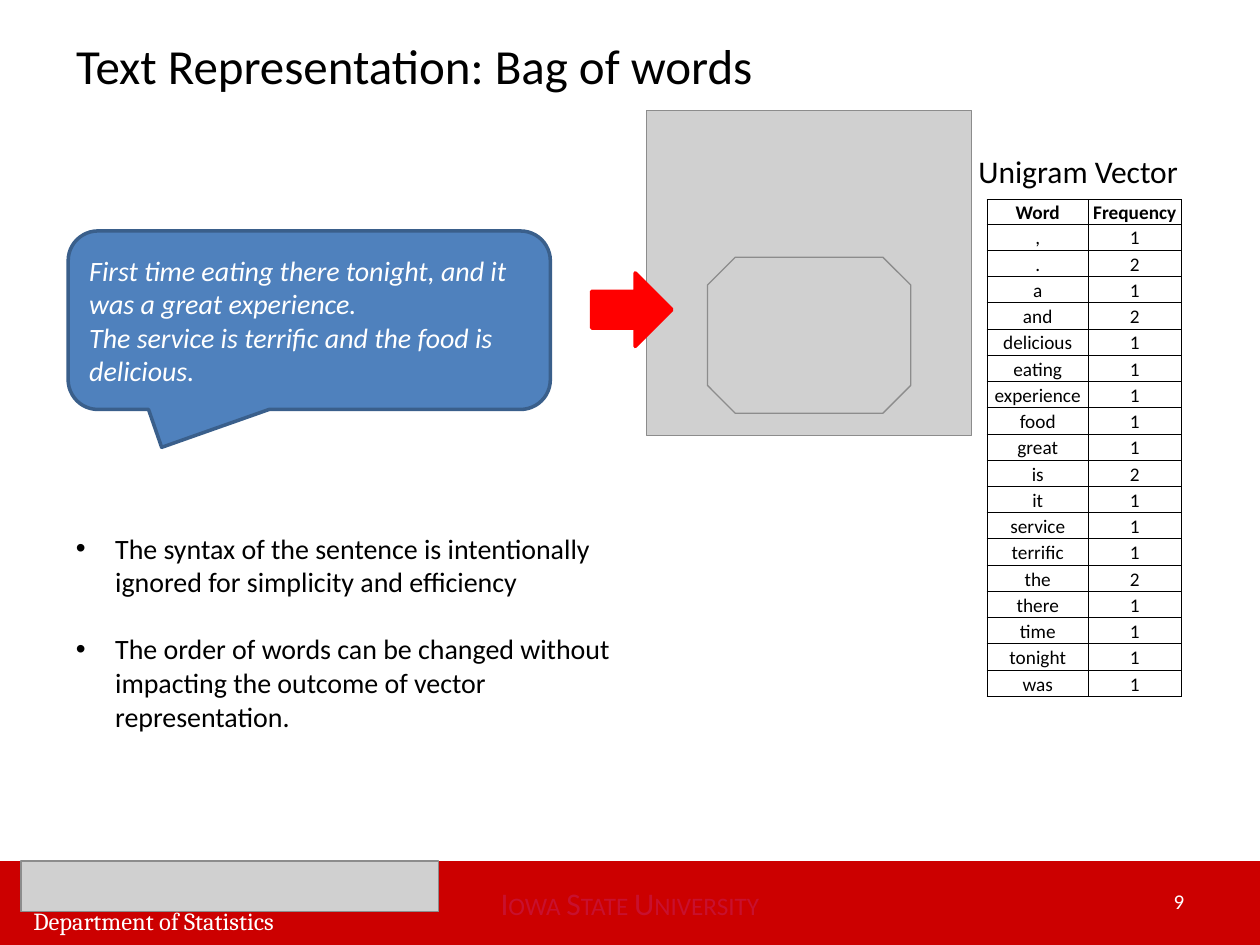
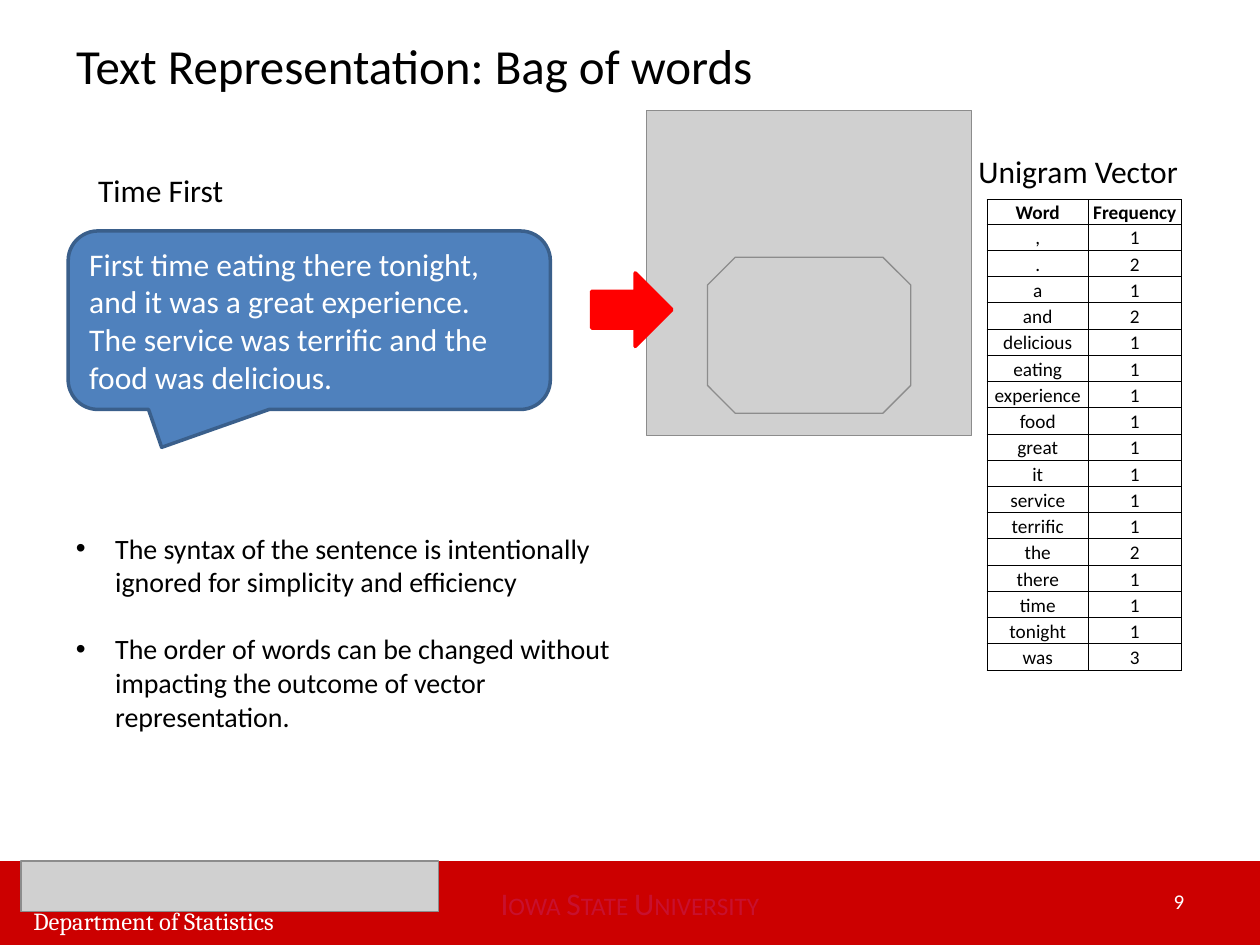
Before and after one commit to huwei95/Yelp_Text_Mining, a slide deck: slide 9 of Wei Hu Master of Statistics Final Oral Exam Apr 12.pptx. Drawn at 1260x945 pixels with LibreOffice and Linux fonts; fonts in the diff are those of the drawing; grey boxes stand for pictures. Boxes give left, top, right and bottom in pixels: in the first picture for what was removed or moved away, otherwise in the second. Text is boxed around its words. In the diff, an @@ line names an element or a change of style, - is before the commit and + after.

```diff
--- a/Wei Hu Master of Statistics Final Oral Exam Apr 12.pptx
+++ b/Wei Hu Master of Statistics Final Oral Exam Apr 12.pptx
@@ text added at (98, 180, 224, 203), 18 pt, text #000000 @@
+Time First
@@ table at (987, 199, 1182, 670) @@
-row 11: is | 2
-row 18, column 2: 1
+row 18, column 2: 3
@@ text in rounded speech box at (89, 254, 479, 319): size 16 to 18 pt, italic off in "First time eating there tonight, and it ..." @@
@@ text in rounded speech box at (89, 329, 488, 389): text changed; size 16 to 18 pt; italic off @@
-The service is terrific and the food is delicious.
+The service was terrific and the food was delicious.
```
Also in this commit, not shown: 16 other slides changed, 3 slides added, 1 slide removed.
